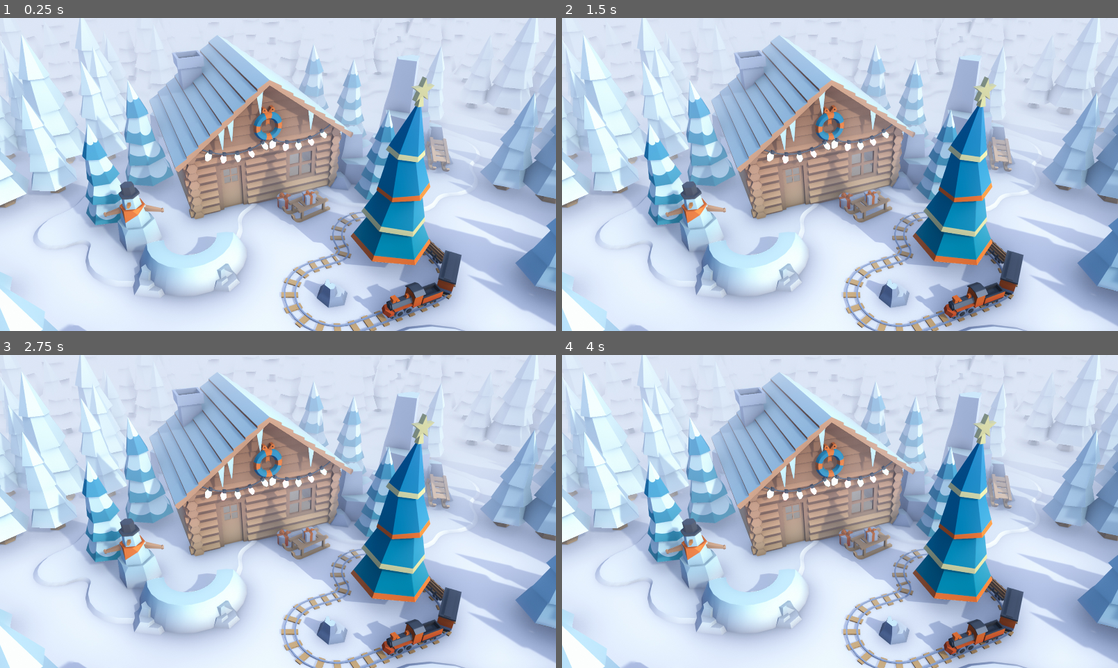
Above: before the commit, frames 1-4 (two rows, left to right).
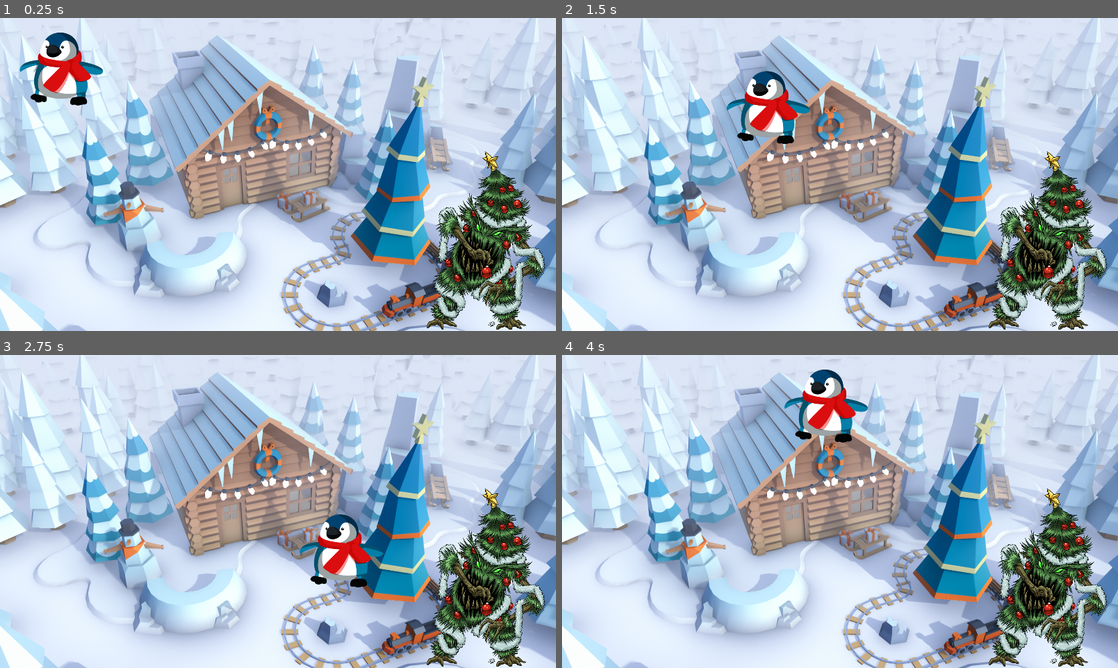
Above: after the commit, the same moments.

Repository: jofeng1/Final-Performance-Task
Game: Godot game, scene res://world.tscn
Same seed, same stepped clock (60 frames per second), same inputs: the game is played once before the commit and once after it.
Inputs:
- Up to frame 1 (0.25 s): no input
- Up to frame 2 (1.5 s): tap Enter at 0.5 s; hold Right (move_right) 0.53-1.28 s; hold S (move_down) from 1.28 s (still down)
- Up to frame 3 (2.75 s): release S (move_down) at 2.03 s; hold Right (move_right) from 2.03 s (still down)
- Up to frame 4 (4 s): release Right (move_right) at 2.78 s; hold W (move_up) 2.78-3.53 s; hold A (move_left) from 3.53 s (still down)

The runs differ from the first frame. In frame 1, 8.2% of the frame differs, in the area x 3-98%, y 4-100%; in frame 2, 8.2%, in the area x 29-98%, y 16-100%; in frame 3, 8.1%; in frame 4, 8.2%.

Commit message:
Collisions setup

Diff:
--- a/enemy.tscn
+++ b/enemy.tscn
@@ -6,6 +6,7 @@
 size = Vector2(218.5, 349)
 
 [node name="Enemy" type="RigidBody2D"]
+gravity_scale = 2.66454e-15
 
 [node name="Sprite2D" type="Sprite2D" parent="."]
 position = Vector2(1009, 461)
--- a/player.gd
+++ b/player.gd
@@ -20,3 +20,7 @@
 	if velocity.length() > 0:
 		velocity = velocity.normalized() * SPEED
 	position += velocity * delta
+
+
+func _on_body_entered(body):
+	hide()
--- a/world.tscn
+++ b/world.tscn
@@ -1,6 +1,8 @@
-[gd_scene load_steps=2 format=3 uid="uid://duemjd0qhekrw"]
+[gd_scene load_steps=4 format=3 uid="uid://duemjd0qhekrw"]
 
 [ext_resource type="Texture2D" uid="uid://bwmny50vdxvr1" path="res://assets/wallpaperCabin.jpg" id="1_85gfb"]
+[ext_resource type="PackedScene" uid="uid://5eug0iijoj4t" path="res://player.tscn" id="2_l31fm"]
+[ext_resource type="PackedScene" uid="uid://dhmkkvdgpk80j" path="res://enemy.tscn" id="3_4dukq"]
 
 [node name="World" type="Node2D"]
 
@@ -8,3 +10,9 @@
 scale = Vector2(0.61, 0.61)
 texture = ExtResource("1_85gfb")
 centered = false
+
+[node name="Player" parent="." instance=ExtResource("2_l31fm")]
+
+[node name="Enemy" parent="." instance=ExtResource("3_4dukq")]
+
+[connection signal="body_entered" from="Player" to="Player" method="_on_body_entered"]
